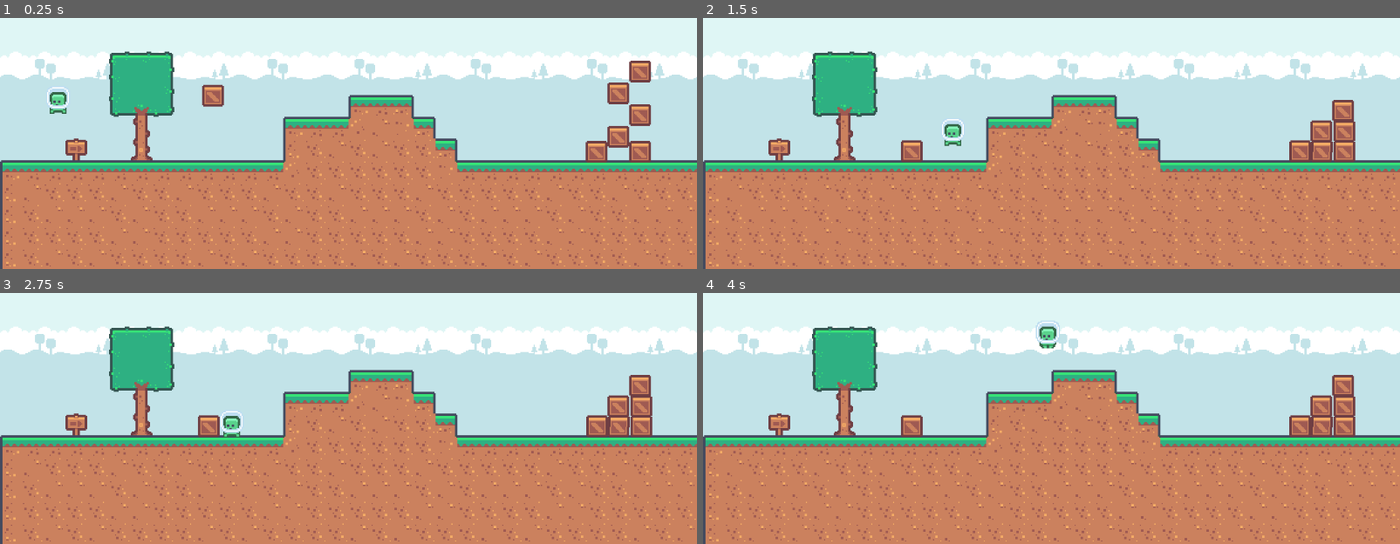
Above: before the commit, frames 1-4 (two rows, left to right).
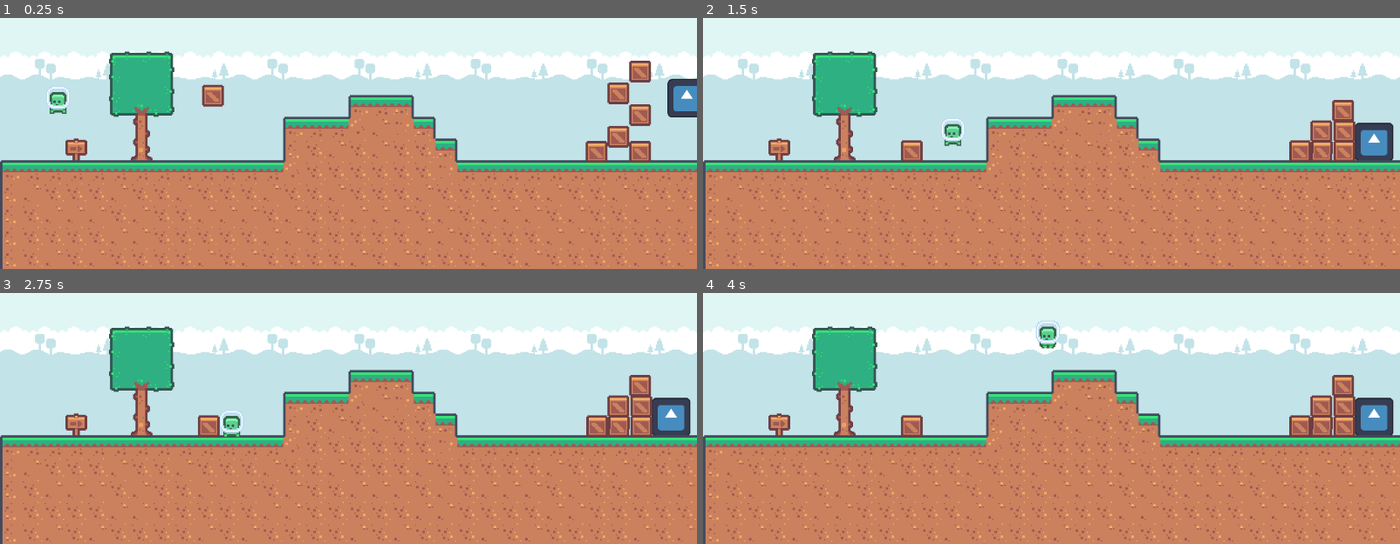
Above: after the commit, the same moments.

Repository: dallasschoff/gord-the-game
Game: Godot game, scene res://Scenes/Game_0.2.tscn
The game is run twice, just before and just after one commit, with the same random seed, the same clock (stepped at 60 frames per second) and the same inputs. The engine's default icon, where the game draws it, is replaced by a stand-in: a white triangle on a blue panel in a dark square.
Inputs:
- Up to frame 1 (0.25 s): no input
- Up to frame 2 (1.5 s): hold Right (ui_right) from 0.53 s (still down); tap Up (ui_up) at 0.77 s
- Up to frame 3 (2.75 s): tap Up (ui_up) at 1.52 s; tap Enter at 2 s; release Right (ui_right) at 2.03 s; hold Left (ui_left) from 2.03 s (still down)
- Up to frame 4 (4 s): release Left (ui_left) at 2.78 s; hold Right (ui_right) from 2.78 s (still down); tap Up (ui_up) at 3.02, 3.77 s

The runs differ from the first frame. In frame 1, 0.7% of the frame differs, in the area x 95-100%, y 23-40%; in frame 2, 0.9%; in frame 3, 0.9%, in the area x 87-100%, y 41-57%; in frame 4, 0.9%.

Commit message:
Added tracking sprite
Sprite currently just follows players location.

Diff:
--- /dev/null
+++ b/Scenes/Enemy.tscn
@@ -0,0 +1,18 @@
+[gd_scene load_steps=4 format=3 uid="uid://c1beqtkqyu8x1"]
+
+[ext_resource type="Script" path="res://Scripts/enemy.gd" id="1_qdflj"]
+[ext_resource type="Texture2D" uid="uid://51hnnfpcevs6" path="res://Assets/icon.svg" id="2_bw85g"]
+
+[sub_resource type="RectangleShape2D" id="RectangleShape2D_83saj"]
+size = Vector2(32, 32)
+
+[node name="Enemy" type="CharacterBody2D"]
+position = Vector2(172, 112)
+script = ExtResource("1_qdflj")
+
+[node name="Sprite2D" type="Sprite2D" parent="."]
+scale = Vector2(0.25, 0.25)
+texture = ExtResource("2_bw85g")
+
+[node name="CollisionShape2D" type="CollisionShape2D" parent="."]
+shape = SubResource("RectangleShape2D_83saj")
--- a/Scenes/Game_0.2.tscn
+++ b/Scenes/Game_0.2.tscn
@@ -1,9 +1,10 @@
-[gd_scene load_steps=9 format=3 uid="uid://7dqbt8amwd7m"]
+[gd_scene load_steps=10 format=3 uid="uid://7dqbt8amwd7m"]
 
 [ext_resource type="Texture2D" uid="uid://c533v0nrux4hg" path="res://Assets/kenney_pixel-platformer/Tilemap/tilemap_packed.png" id="1_c6qi5"]
 [ext_resource type="PackedScene" uid="uid://bi55tqinwgdp8" path="res://Scenes/GravityPlayer.tscn" id="2_m0co3"]
 [ext_resource type="PackedScene" uid="uid://cons8miakf58n" path="res://Scenes/RigidBodyX.tscn" id="3_kbx1v"]
 [ext_resource type="Texture2D" uid="uid://bu080wgnyr58e" path="res://Assets/kenney_pixel-platformer/Tilemap/tilemap-backgrounds_packed.png" id="4_cpca8"]
+[ext_resource type="PackedScene" uid="uid://c1beqtkqyu8x1" path="res://Scenes/Enemy.tscn" id="5_1vfqn"]
 
 [sub_resource type="TileSetAtlasSource" id="TileSetAtlasSource_xxq0m"]
 resource_name = "world-tiles"
@@ -1056,3 +1057,6 @@
 
 [node name="RigidBodyX10" parent="RigidGroup" instance=ExtResource("3_kbx1v")]
 position = Vector2(560, 312)
+
+[node name="Enemy" parent="." instance=ExtResource("5_1vfqn")]
+position = Vector2(575, 150)
--- /dev/null
+++ b/Scripts/enemy.gd
@@ -0,0 +1,22 @@
+extends CharacterBody2D
+
+#Enemy trait values
+var SPEED = 30 #30 pixels per sec
+@onready var TARGET = $"../GravityPlayer"
+@onready var GRAVITY = ProjectSettings.get_setting("physics/2d/default_gravity")
+
+# Called when the node enters the scene tree for the first time.
+func _ready():
+	pass # Replace with function body.
+
+
+# Called every frame. 'delta' is the elapsed time since the previous frame.
+func _process(delta):
+	move_character(delta)
+
+# Handle moving character left and right on its own
+func move_character(delta):
+	if TARGET != null:
+		velocity.x = position.direction_to(TARGET.position).x * SPEED
+		velocity.y += GRAVITY * delta
+		move_and_slide()
--- a/Scripts/gravityPlayer.gd
+++ b/Scripts/gravityPlayer.gd
@@ -1,10 +1,11 @@
 extends CharacterBody2D
+
+class_name GravityPlayer
 
 const WALK_FORCE = 600
 const WALK_MAX_SPEED = 200
 const STOP_FORCE = 1000
 const JUMP_SPEED = 300
-
 
 @onready var gravity = ProjectSettings.get_setting("physics/2d/default_gravity")
 
Not shown, changed: Assets/kenney_monster-builder-pack/Spritesheet/spritesheet_default.xml
